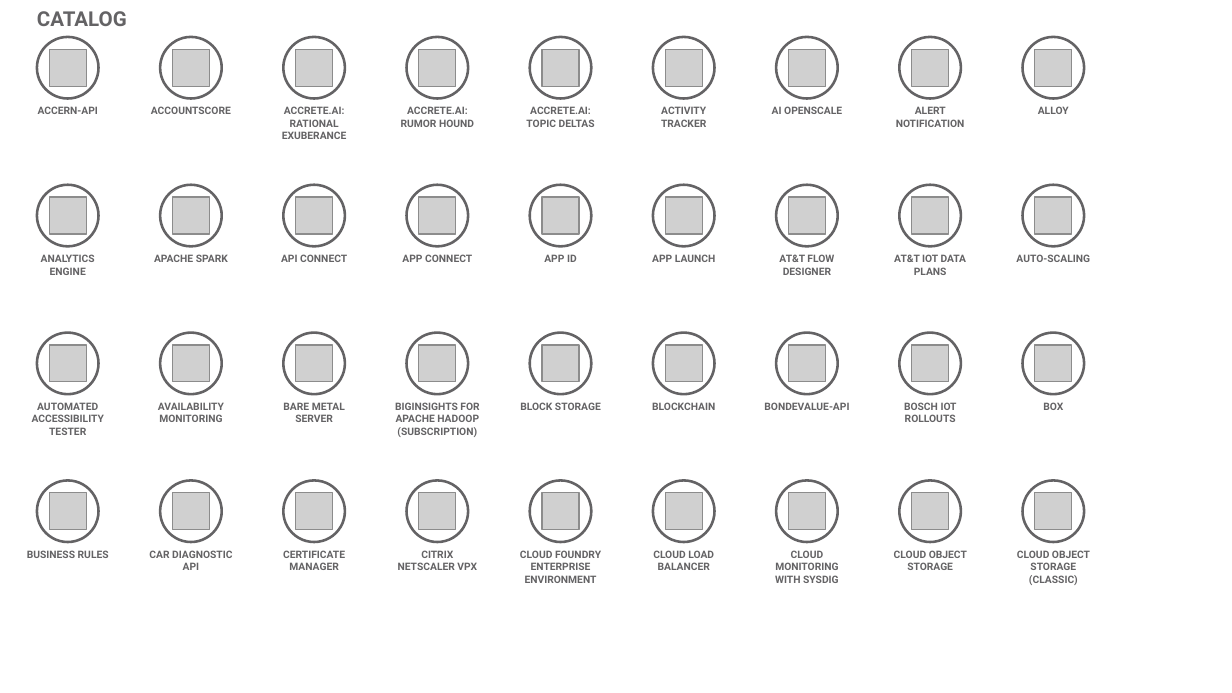
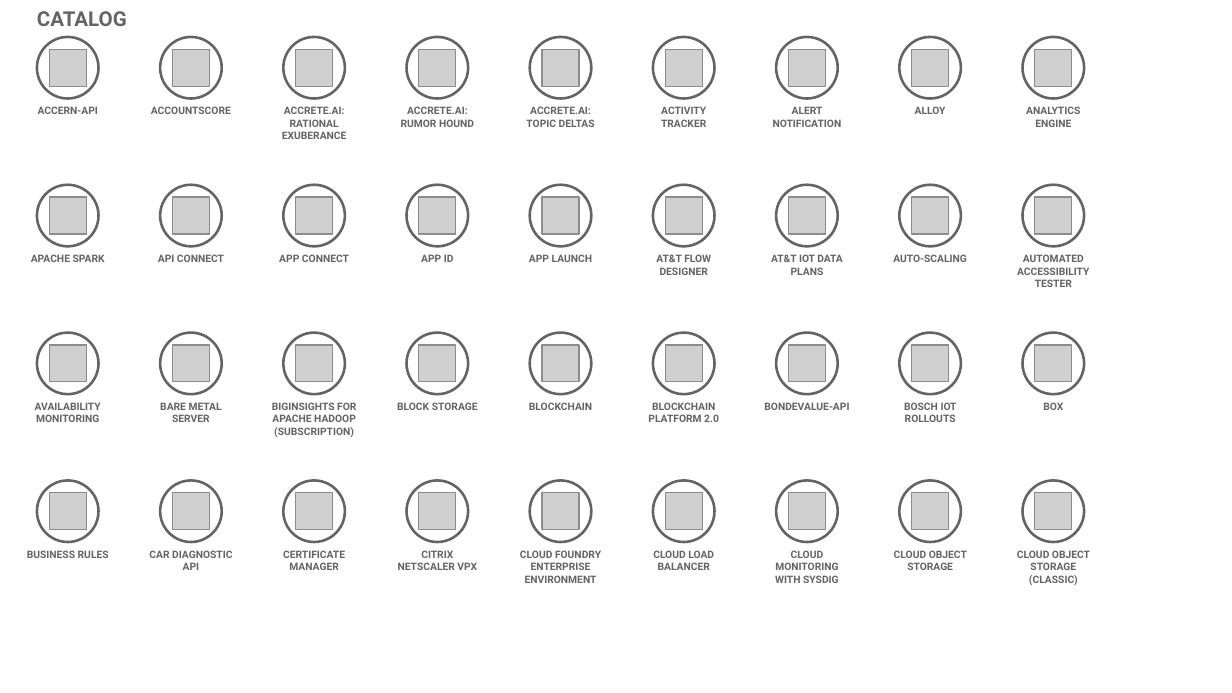
Before and after one commit to l2fprod/myarchitecture, a slide deck: slide 3 of mycatalog-architecture-diagram-template.pptx. Drawn at 1232x693 pixels with LibreOffice and Linux fonts; fonts in the diff are those of the drawing; grey boxes stand for pictures. Boxes give left, top, right and bottom in pixels: in the first picture for what was removed or moved away, otherwise in the second. Text is boxed around its words. In the diff, an @@ line names an element or a change of style, - is before the commit and + after.

```diff
--- a/mycatalog-architecture-diagram-template.pptx
+++ b/mycatalog-architecture-diagram-template.pptx
@@ text removed at bbox=[772, 106, 842, 114] @@
-AI OPENSCALE
@@ text "ANALYTICS ENGINE": place and size @@
-text "ANALYTICS ENGINE" at bbox=[41, 254, 95, 275]
+text "ANALYTICS ENGINE" at bbox=[1026, 106, 1080, 127]
@@ text added at bbox=[158, 254, 224, 262], 6 pt, text #646365, bold @@
+API CONNECT
@@ text at bbox=[279, 254, 349, 262]: text changed @@
-API CONNECT
+APP CONNECT
@@ text at bbox=[421, 254, 454, 262]: text changed @@
-APP CONNECT
+APP ID
@@ text at bbox=[529, 254, 593, 262]: text changed @@
-APP ID
+APP LAUNCH
@@ text at bbox=[656, 254, 711, 275]: text changed @@
-APP LAUNCH
+AT&T FLOW DESIGNER
@@ text at bbox=[771, 254, 843, 275]: text changed @@
-AT&T FLOW DESIGNER
+AT&T IOT DATA PLANS
@@ text removed at bbox=[894, 254, 967, 275] @@
-AT&T IOT DATA PLANS
@@ text "AUTOMATED ACCESSIBILITY TESTER": place and size @@
-text "AUTOMATED ACCESSIBILITY TESTER" at bbox=[32, 402, 104, 435]
+text "AUTOMATED ACCESSIBILITY TESTER" at bbox=[1017, 254, 1089, 287]
@@ 8 texts: place and size @@
-8 texts at bbox=[154, 106, 1090, 437]
+8 texts at bbox=[31, 106, 967, 437]
@@ text added at bbox=[529, 402, 592, 410], 6 pt, text #646365, bold @@
+BLOCKCHAIN
@@ text at bbox=[648, 402, 719, 422]: text changed @@
-BLOCKCHAIN
+BLOCKCHAIN PLATFORM 2.0
```
Also in this commit, not shown: 13 other slides changed, 1 slide added, 1 slide removed.
